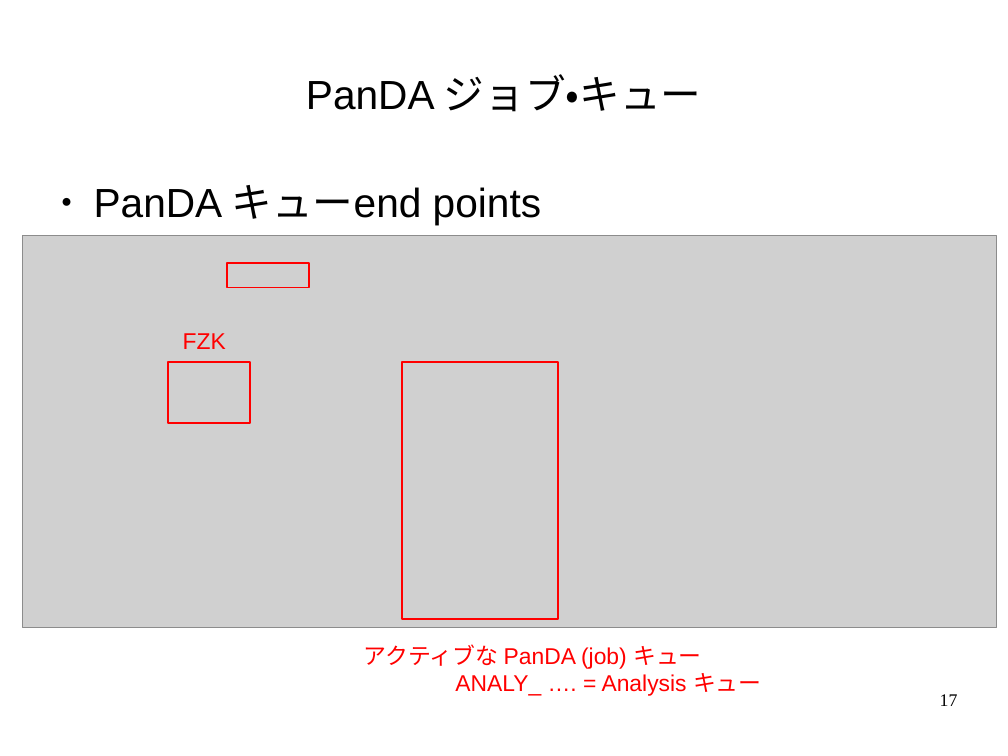
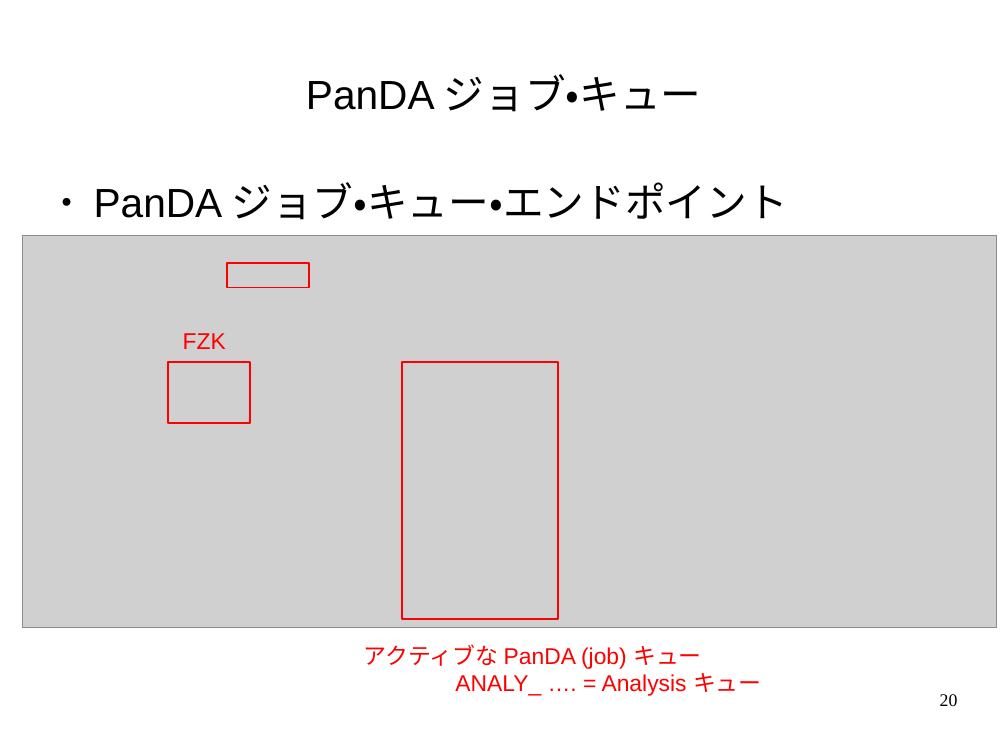
Before and after one commit to GenKawamura/2016-ATLAS-Japan-computing-tutorial, a slide deck: slide 20 of slides/odp/job_management.odp (slide 17 before the commit). Drawn at 1008x756 pixels with LibreOffice and Linux fonts; fonts in the diff are those of the drawing; grey boxes stand for pictures. Boxes give left, top, right and bottom in pixels: in the first picture for what was removed or moved away, otherwise in the second. Text is boxed around its words. In the diff, an @@ line names an element or a change of style, - is before the commit and + after.

```diff
--- a/slides/odp/job_management.odp
+++ b/slides/odp/job_management.odp
@@ text at (x1=94, y1=182, x2=788, y2=220): text changed @@
-● PanDA キューend points
+● PanDA ジョブ・キュー・エンドポイント
@@ page number at (x1=940, y1=694, x2=958, y2=706): text changed @@
-17
+20
```
Also in this commit, not shown: 4 other slides changed, 5 slides added, 2 slides removed, 6 other files.
